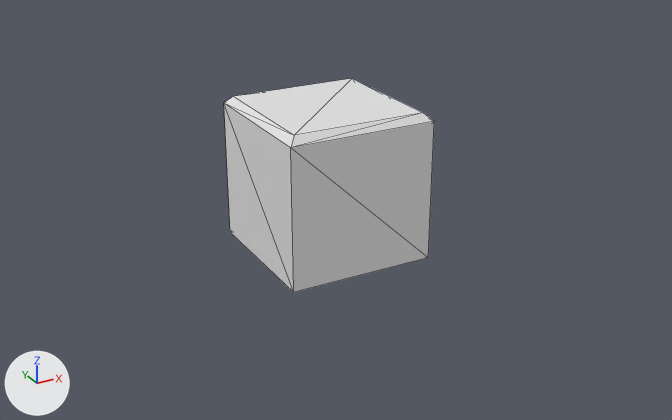
Renders of the glTF model assets/tiles/block_rock.glb from each side of a commit.
Camera for both pictures: a camera (50 mm lens) standing at (-11.96, -22.34, 10.04) and looking at (0.06, -0.48, -0.89). Arrows for +X, +Y and +Z are at lower left; the lights stay in place. Mesh edges are drawn as thin lines. Where no turn or scale is listed for an object, it has been applied to the vertices. Vertices at the same position are counted once.
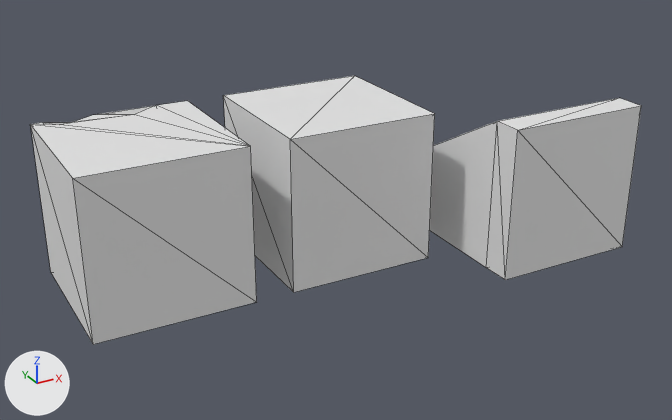
The newer file is also rescaled (x0.909) as a whole; pictures and numbers use the older file's frame.

What changed in the scene script:
```text
Change me_cube:
    used by ob_cube; location = (0.0, 0.0, 0.0)
    remove me_cube.from_pydata(...)  # 12 vertices, 20 faces; spans x -2.2..2.2, y -2.2..2.2, z -2.2..2.2
    remove me_cube.materials.append(mat_material)  # white #e7e7e7
    add me_cube.from_pydata(...)  # 8 vertices, 12 faces; spans x -2.2..2.2, y -2.2..2.2, z -2.2..2.2
    me_cube part 1
    8 vertices are removed from x -2.2..2.2, y -2.2..2.2, z 1.98..2.2
    18 faces are deleted
    4 vertices are added at (-2.2, -2.2, 2.2), (-2.2, 2.2, 2.2), (2.2, -2.2, 2.2), (2.2, 2.2, 2.2)
    10 new faces join them
Add me_würfel_007:
    me_würfel_007.from_pydata([(-2.2, -4.4, -2.2), (-2.2, -4.4, 2.2), (-2.2, 4.4, -2.2), (2.2, -4.4, -2.2), (2.2, -4.4, 2.2), (2.2, 4.4, -2.2), (-2.2, -3.54, -2.2), (-2.2, -3.54, 2.2), (2.2, -3.54, -2.2), (2.2, -3.54, 2.2)], [], [(6, 7, 2), (8, 9, 4), (8, 4, 3), (3, 4, 1), (3, 1, 0), (6, 8, 3), (6, 3, 0), (9, 7, 1), (9, 1, 4), (2, 5, 8), (2, 8, 6), (5, 9, 8), (0, 1, 7), (0, 7, 6), (5, 2, 7), (5, 7, 9)])
Add me_würfel_005:
    me_würfel_005.from_pydata(...)  # 18 vertices, 32 faces; spans x -2.2..2.2, y -2.2..2.2, z -2.2..2.2
Add ob_stairs:
    ob_stairs = bpy.data.objects.new('Stairs', me_würfel_007)
    ob_stairs.location = (5.5, 0.0, 0.0)
Add ob_one_side:
    ob_one_side = bpy.data.objects.new('One_Side', me_würfel_005)
    ob_one_side.location = (-5.5, 0.0, 0.0)
```

Changed parts and their boxes (x1, y1, x2, y2) in the pictures (672 x 420 px):
'One_Side', added
    after: (30, 101, 257, 344)
'Cube', reshaped
    before: (224, 78, 434, 292)
    after: (223, 76, 435, 292)
'Stairs', added
    after: (430, 98, 641, 280)
